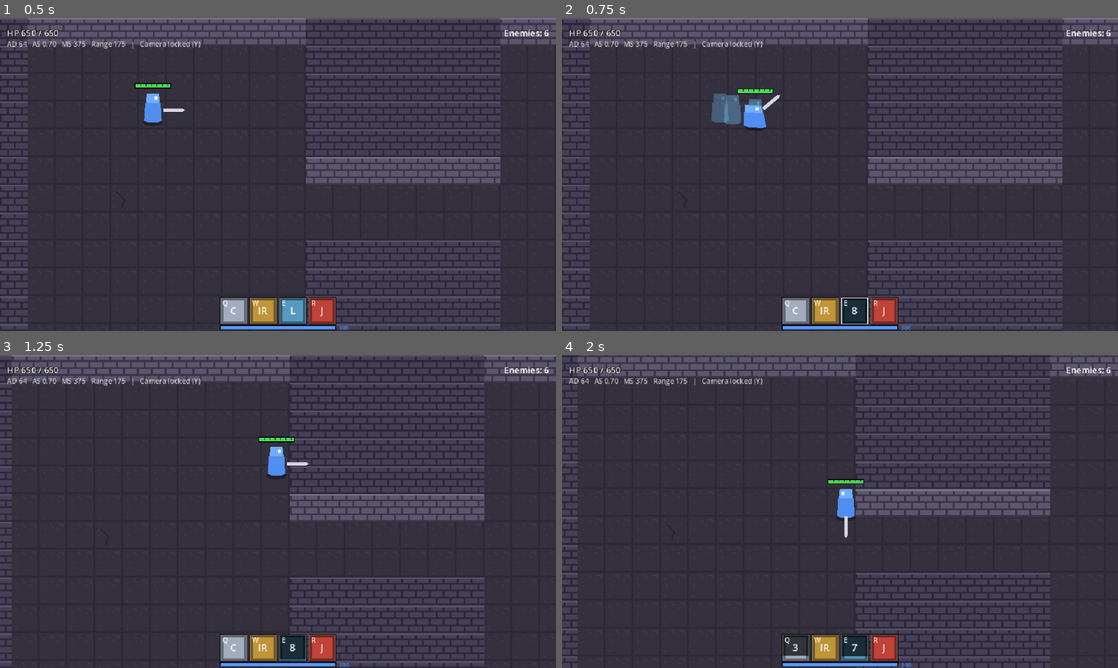
Above: before the commit, frames 1-4 (two rows, left to right).
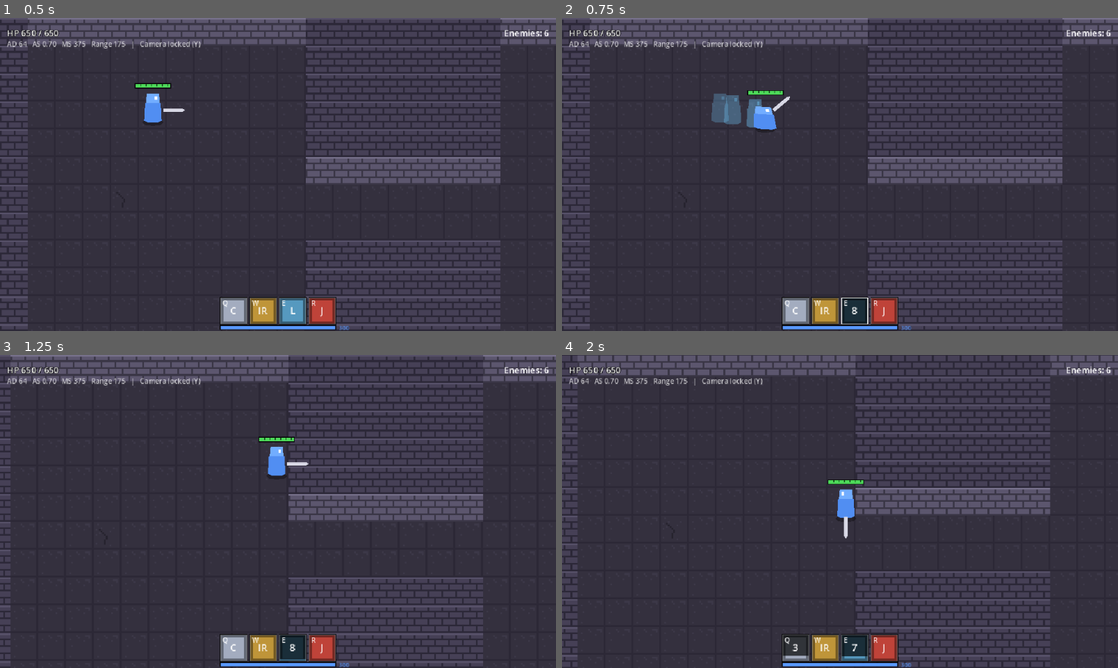
Above: after the commit, the same moments.

Repository: RyanAndrewsJR/uhgame
Game: Godot game, scene res://scenes/main.tscn
Two runs of this game, one before a commit and one after it. Both use one fixed random seed, a clock stepped at 60 frames per second and the inputs below.
Inputs (mouse positions are in pixels of both pictures, inside the frame that each line leads up to):
- Up to frame 1 (0.5 s): no input
- Up to frame 2 (0.75 s): tap Enter at 0.5 s; move the mouse to (962, 158) at 0.52 s; hold D (move_right) from 0.53 s (still down); tap E (ability_e) at 0.6 s
- Up to frame 3 (1.25 s): keep holding D (move_right)
- Up to frame 4 (2 s): move the mouse to (728, 527) at 1.27 s; release D (move_right) at 1.28 s; hold S (move_down) from 1.28 s (still down); tap Q (ability_q) at 1.35 s

Frame 1 is identical in both runs. In frame 2, 0.5% of the frame differs, in the area x 31-41%, y 22-37%; in frame 3, 4.0%; in frame 4, 9.0%, in the area x 0-100%, y 0-100%.

Commit message:
AB14b: remove the old cast timer's extra tick

Diff:
--- a/game/scripts/components/ability_component.gd
+++ b/game/scripts/components/ability_component.gd
@@ -76,6 +76,10 @@
 ## A VECTOR start point is swept from the caster with this small core against
 ## walls (like a projectile's), so it stops at a wall's face (AB13).
 const VECTOR_WALL_RADIUS_PX := 2.0
+## A cast time counts as done within this many seconds of 0, so float residue
+## (0.2 - 12 x 1/60) doesn't add a physics frame (AB14b; the swings'
+## SWING_TIME_EPSILON). 0.2 s = 12 ticks, as written.
+const CAST_TIME_EPSILON := 0.0001
 
 @export var q: Ability
 @export var w: Ability
@@ -125,8 +129,9 @@
 var _aim_hint: Vector2 = Vector2.INF
 ## AB14 cast progress: the cast in progress (_cast_ctx) is in its cast time.
 ## _cast_time_left counts down like the old SceneTreeTimer did (the same
-## float steps, so the effect lands on the same physics frame); progress =
-## 1 - left / total.
+## float steps), except that it's done within CAST_TIME_EPSILON of 0, so a
+## cast time that is an exact number of ticks doesn't take one more (AB14b);
+## progress = 1 - left / total.
 var _cast_time_running: bool = false
 var _cast_time_left: float = 0.0
 var _cast_time_total: float = 0.0
@@ -1048,7 +1053,7 @@
 	if not _cast_time_running or _cast_ctx == null or not can_process():
 		return
 	_cast_time_left -= delta * _get_valid_cast_speed(_cast_ability)
-	var done := _cast_time_left <= 0.0
+	var done := _cast_time_left <= CAST_TIME_EPSILON
 	_cast_ctx.progress = 1.0 if done else clampf(1.0 - _cast_time_left / _cast_time_total, 0.0, 1.0)
 	if is_instance_valid(_cast_ctx.telegraph):
 		_cast_ctx.telegraph.set_progress(_cast_ctx.progress)
--- a/game/scripts/tests/abilities_test.gd
+++ b/game/scripts/tests/abilities_test.gd
@@ -47,8 +47,8 @@
 ## Cleanup pass (2026-09-29): the enemy AI skipping a slot that fails its
 ## condition; a conditional bonus widening and lengthening a VECTOR line
 ## (get_effect_param()).
-## AB14: every cast's effect on the frame the deleted old timer gave (its
-## arithmetic, from each cast_time; a cast started at a frame's start, in the
+## AB14 / AB14b: every cast's effect on the frame its cast time's tick count
+## gives (the nominal count, no extra tick, from each cast_time; a cast started at a frame's start, in the
 ## node pass and between frames, a cast chained from another's end); cast
 ## progress and the cast speed; telegraphs following their cast; the
 ## presentation hooks empty (nothing happens) and filled (a test hook scene:
@@ -4116,27 +4116,22 @@
 	await _wait_until(func() -> bool: return not GameFeel.is_hitstop_active(), 120)
 
 
-## How many physics ticks the old SceneTreeTimer took for `cast_time` (its
-## float steps: seconds left - the physics step until 0 or below). Cast
-## progress takes the same steps (ABILITIES AB14); an exact number of ticks
-## keeps the timer's extra tick (0.2 s = 13).
+## How many physics ticks a cast time takes: the nominal count, rounded up
+## (AB14b: an exact number of ticks takes exactly that many, 0.2 s = 12; the
+## old timer's float residue took one more). Computed independently of
+## AbilityComponent's countdown, so the checks test it.
 func _ab14_timer_ticks(cast_time: float) -> int:
 	if cast_time <= 0.0:
 		return 0
-	var step := 1.0 / Engine.physics_ticks_per_second
-	var left := cast_time
-	var ticks := 0
-	while left > 0.0:
-		left -= step
-		ticks += 1
-	return ticks
+	return ceili(cast_time * Engine.physics_ticks_per_second - 0.001)
 
 
 ## One cast's timing check, for each phase, after `prepare` (a coroutine): the
-## effect lands on the frame the old timer's arithmetic gives. A cast started
-## in a frame (at its start or in the node pass) counts that frame, so the
-## effect comes ticks - 1 frames later; one started between frames counts from
-## the next, so ticks later; no cast time = the same frame.
+## effect lands on the frame the cast time's tick count gives (AB14b: the
+## nominal count, no extra tick). A cast started in a frame (at its start or
+## in the node pass) counts that frame, so the effect comes ticks - 1 frames
+## later; one started between frames counts from the next, so ticks later; no
+## cast time = the same frame.
 func _ab14_timer_frame(label: String, caster: Unit, prepare: Callable, start: Callable, cast_time: float, phases: Array[String] = ["physics"]) -> void:
 	var where := {"physics": "at a frame's start", "node": "in the node pass", "idle": "between frames"}
 	var ticks := _ab14_timer_ticks(cast_time)
@@ -4148,7 +4143,8 @@
 
 
 func _test_ab14_regression() -> void:
-	_section("AB14: every cast's effect on the frame the old timer gave (kept since it was deleted)")
+	_section("AB14b: every cast's effect on the frame its tick count gives (no extra tick)")
+	_check("tick counts: 0.05 / 0.1 / 0.2 / 0.3 / 0.65 / 0.7 / 1.5 s = 3 / 6 / 12 / 18 / 39 / 42 / 90", [0.05, 0.1, 0.2, 0.3, 0.65, 0.7, 1.5].map(_ab14_timer_ticks), [3, 6, 12, 18, 39, 42, 90])
 	var ab := knight.abilities
 	var original_q := ab.q
 	var dummies: Array[Enemy] = []
@@ -4236,7 +4232,7 @@
 	ab.cast_finished.disconnect(chain)
 	Events.ability_cast.disconnect(on_cast)
 	var ticks := _ab14_timer_ticks(LUNGE.cast_time)
-	_check("Lunge started in Cleave's cast_finished: its effect %d frames after (%d ticks, as with the old timer)" % [ticks, ticks],
+	_check("Lunge started in Cleave's cast_finished: its effect %d frames after (%d ticks)" % [ticks, ticks],
 		at[1] - at[0] if at[1] >= 0 else -1, ticks)
 	await _reset_knight()
 
Not shown, changed: CLAUDE.md
Not shown, changed: docs/ABILITIES.md
Not shown, changed: docs/CHANGELOG.md
Not shown, changed: docs/DECISIONS.md
